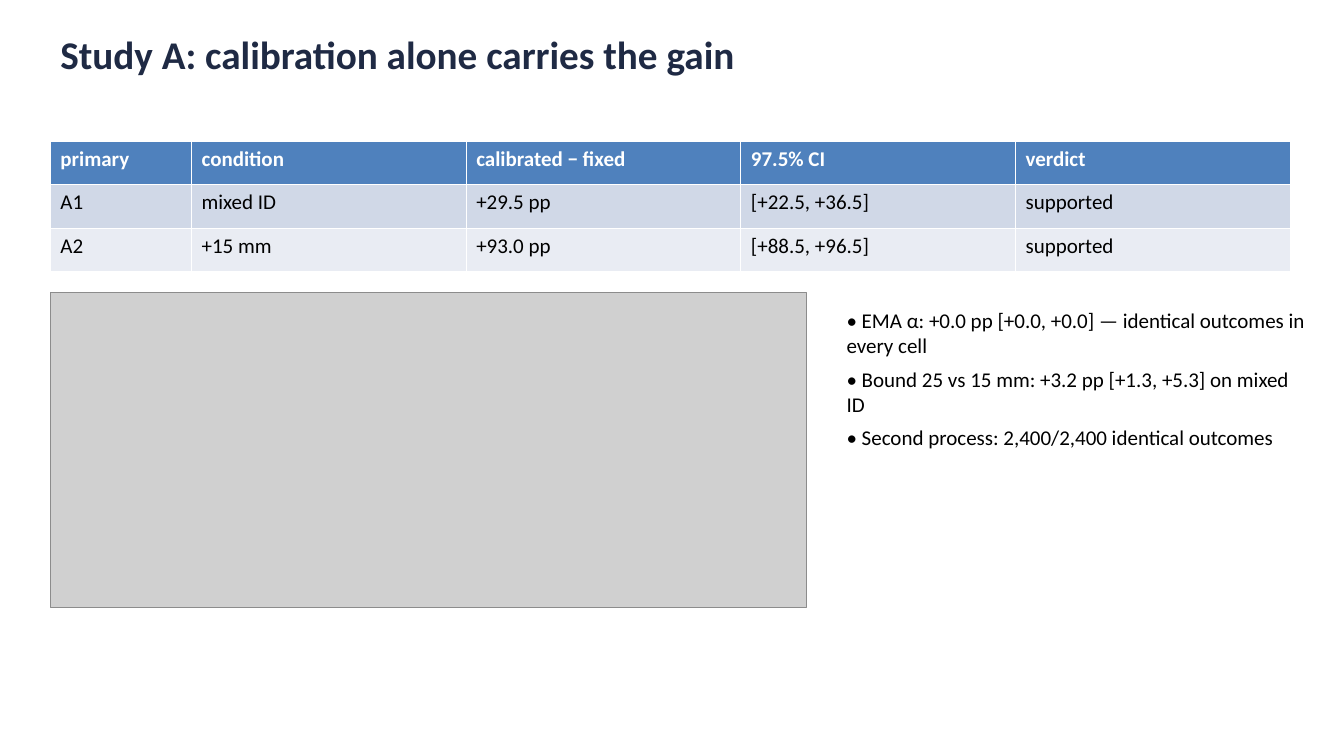
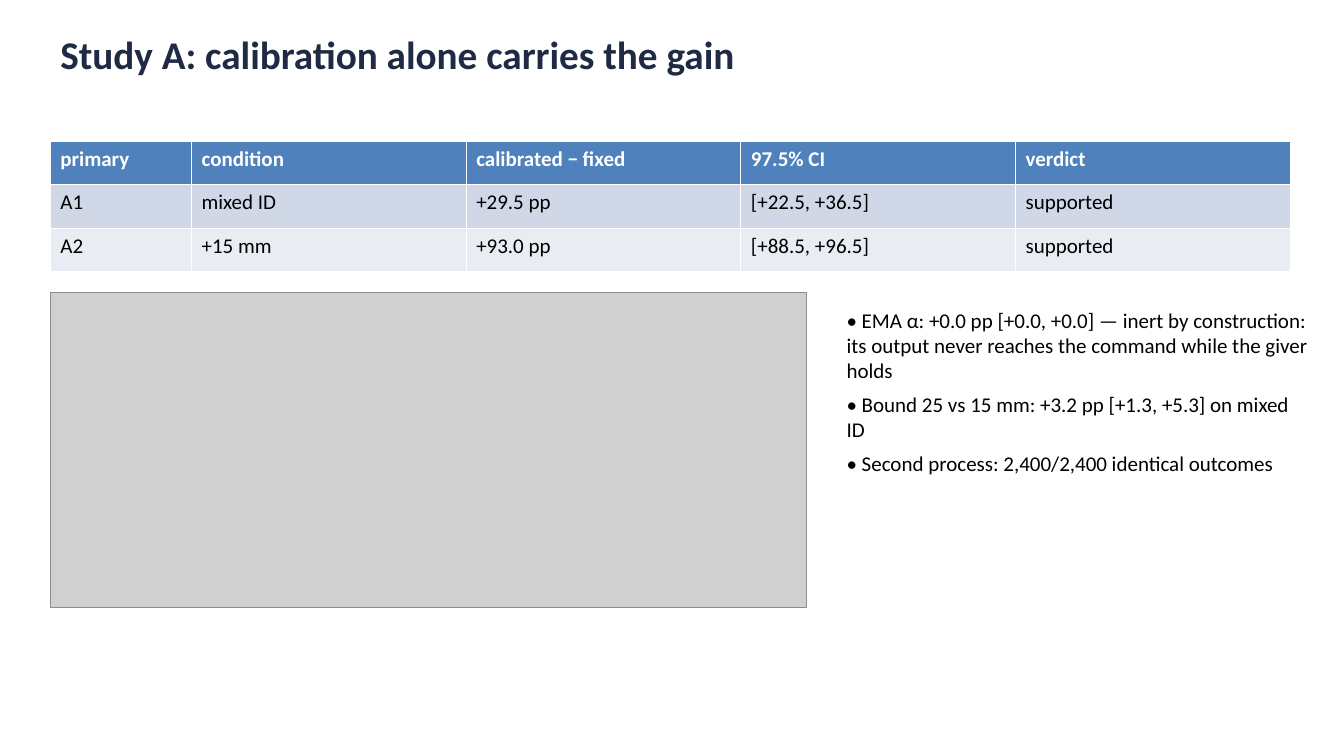
Before and after one commit to ywen0511/CSCI645-Project, a slide deck: slide 4 of report/v5/slides.pptx. Drawn at 1344x756 pixels with LibreOffice and Linux fonts; fonts in the diff are those of the drawing; grey boxes stand for pictures. Boxes give left, top, right and bottom in pixels: in the first picture for what was removed or moved away, otherwise in the second. Text is boxed around its words. In the diff, an @@ line names an element or a change of style, - is before the commit and + after.

```diff
--- a/report/v5/slides.pptx
+++ b/report/v5/slides.pptx
@@ text at box(847, 312, 1307, 378): text changed @@
-• EMA α: +0.0 pp [+0.0, +0.0] — identical outcomes in every cell
+• EMA α: +0.0 pp [+0.0, +0.0] — inert by construction: its output never reaches the command while the giver holds
```
Also in this commit, not shown: 2 other slides changed, 30 other files.
